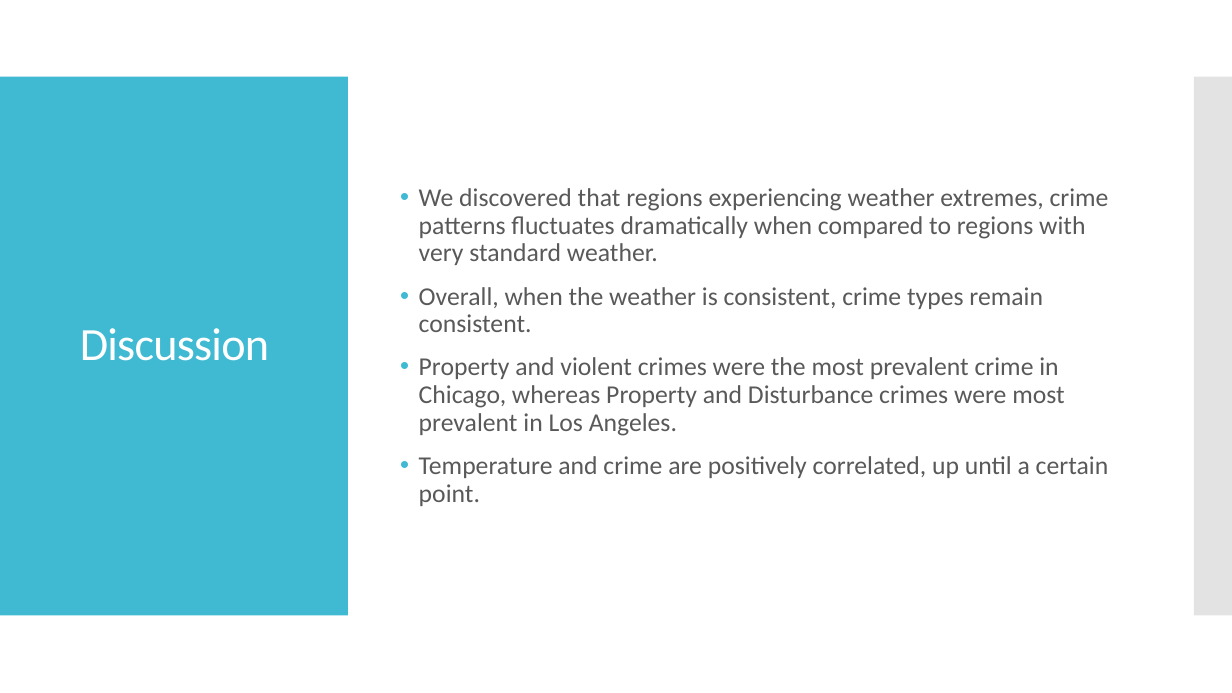
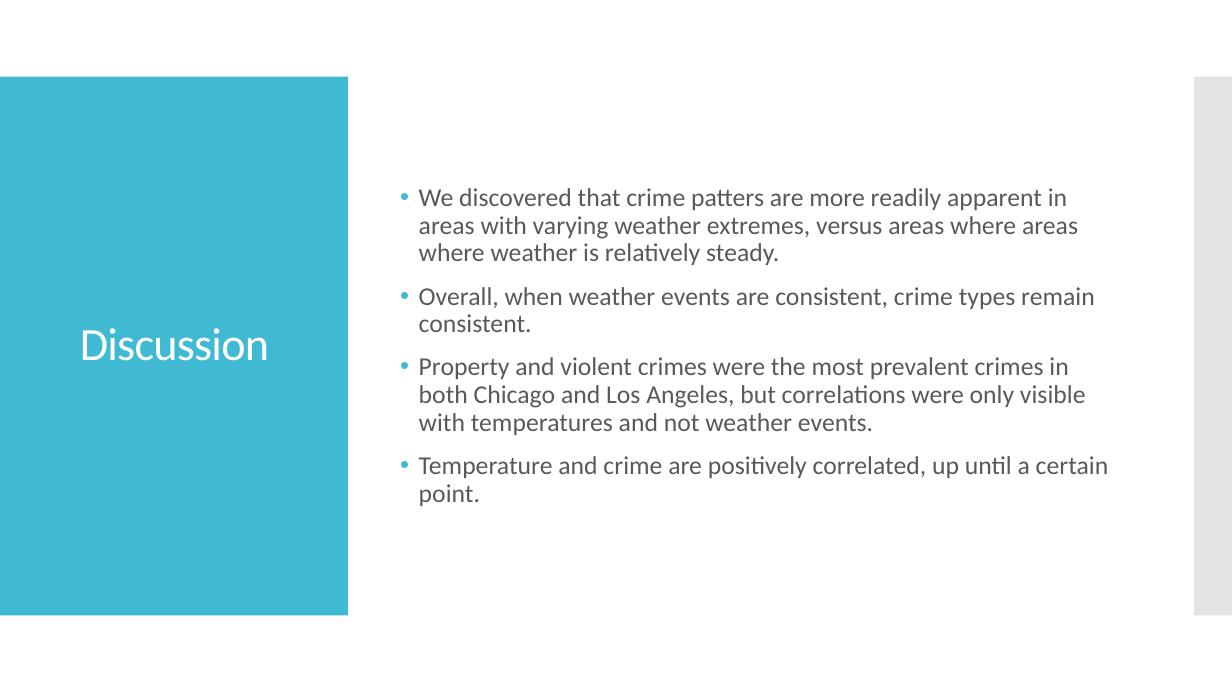
Before and after one commit to minxstm/Bootcamp_Project_1, a slide deck: slide 11 of Weather and Crime Data Analysis Presentation.pptx. Drawn at 1232x693 pixels with LibreOffice and Linux fonts; fonts in the diff are those of the drawing. Boxes give left, top, right and bottom in pixels: in the first picture for what was removed or moved away, otherwise in the second. Text is boxed around its words. In the diff, an @@ line names an element or a change of style, - is before the commit and + after.

```diff
--- a/Weather and Crime Data Analysis Presentation.pptx
+++ b/Weather and Crime Data Analysis Presentation.pptx
@@ text at bbox=[419, 188, 1095, 435]: text changed @@
-• We discovered that regions experiencing weather extremes, crime patterns fluctuates dramatically when compared to regions with very standard weather.
-• Overall, when the weather is consistent, crime types remain consistent.
-• Property and violent crimes were the most prevalent crime in Chicago, whereas Property and Disturbance crimes were most prevalent in Los Angeles.
+• We discovered that crime patters are more readily apparent in areas with varying weather extremes, versus areas where areas where weather is relatively steady.
+• Overall, when weather events are consistent, crime types remain consistent.
+• Property and violent crimes were the most prevalent crimes in both Chicago and Los Angeles, but correlations were only visible with temperatures and not weather events.
```
Also in this commit, not shown: 1 other slide changed, 6 other files.
